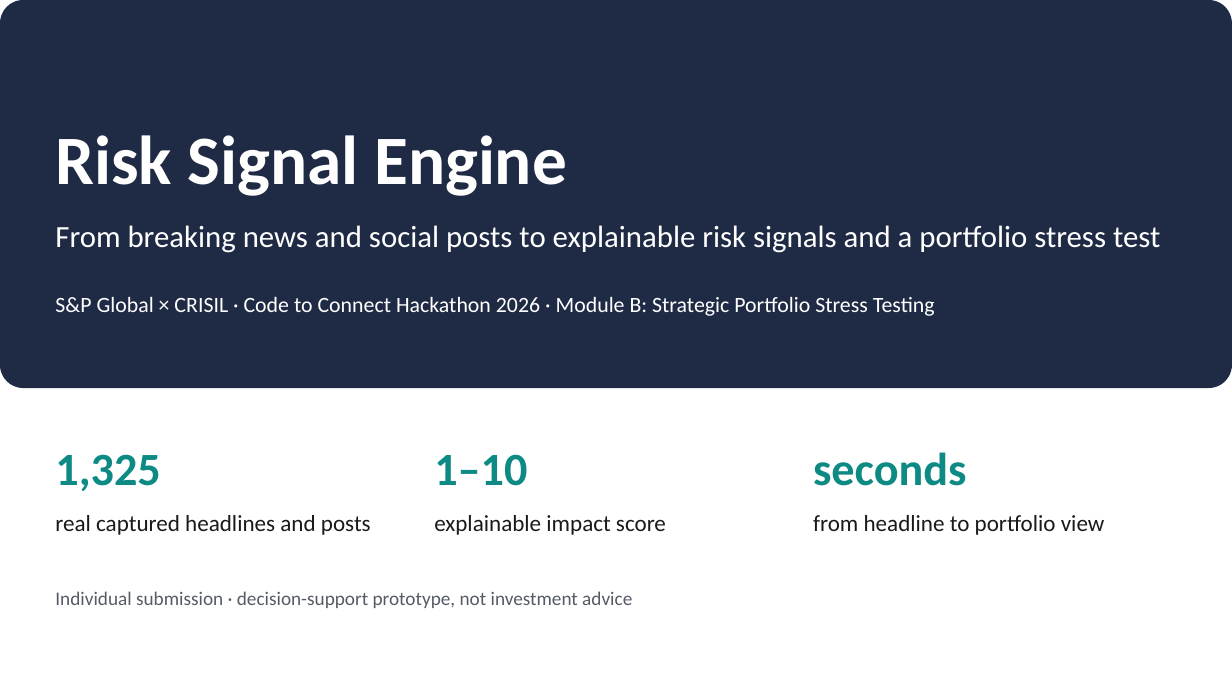
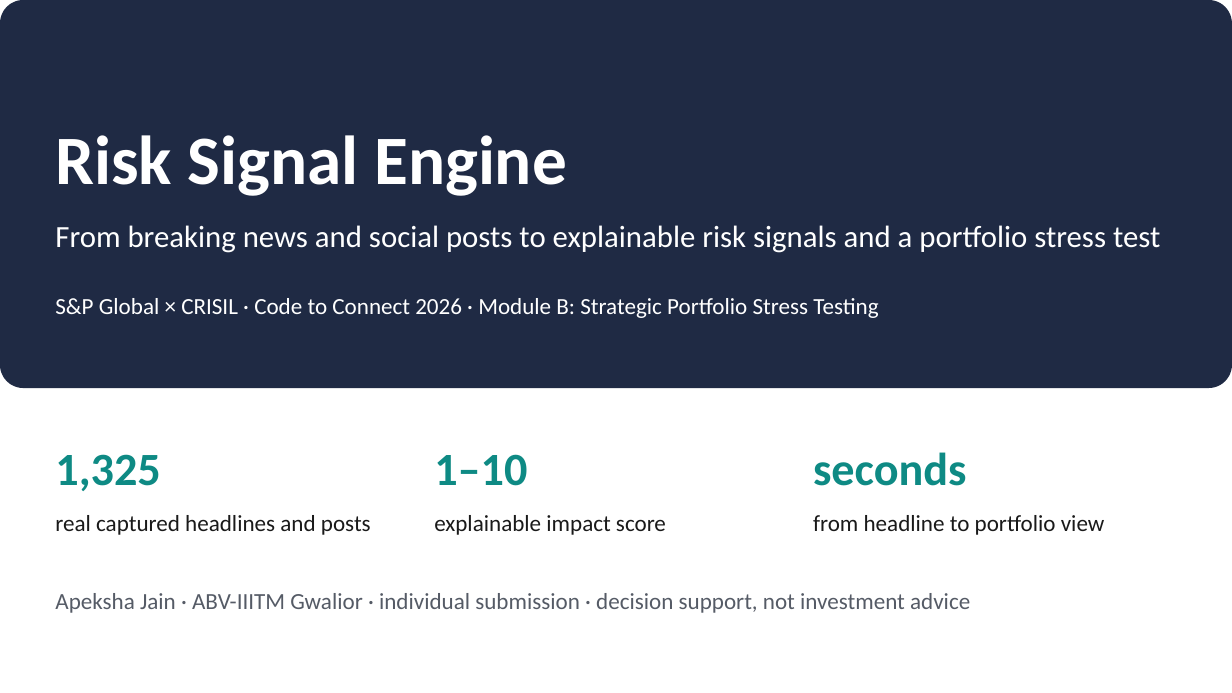
Before and after one commit to console-log-life/ABVIIITM-Gwalior-Apeksha-Jain-hackathon, a slide deck: slide 1 of docs/presentation/Risk_Signal_Engine.pptx. Drawn at 1232x693 pixels with LibreOffice and Linux fonts; fonts in the diff are those of the drawing. Boxes give left, top, right and bottom in pixels: in the first picture for what was removed or moved away, otherwise in the second. Text is boxed around its words. In the diff, an @@ line names an element or a change of style, - is before the commit and + after.

```diff
--- a/docs/presentation/Risk_Signal_Engine.pptx
+++ b/docs/presentation/Risk_Signal_Engine.pptx
@@ text at <box>55,298,878,318</box>: text changed; size 17 to 18 pt @@
-S&P Global × CRISIL · Code to Connect Hackathon 2026 · Module B: Strategic Portfolio Stress Testing
+S&P Global × CRISIL · Code to Connect 2026 · Module B: Strategic Portfolio Stress Testing
@@ text at <box>55,593,970,613</box>: text changed; size 15 to 18 pt @@
-Individual submission · decision-support prototype, not investment advice
+Apeksha Jain · ABV-IIITM Gwalior · individual submission · decision support, not investment advice
```
Also in this commit, not shown: 6 other slides changed, 9 other files.
